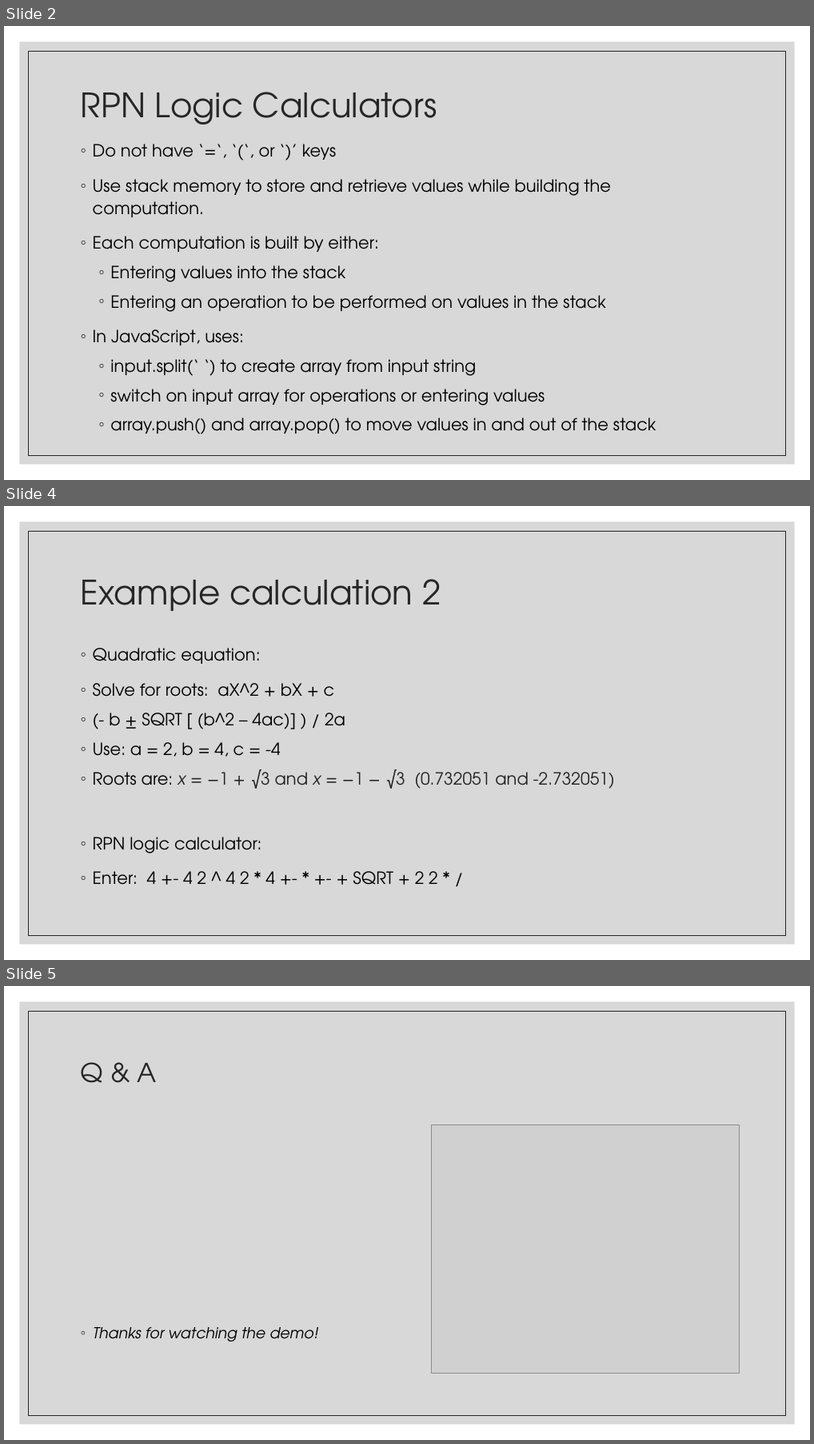
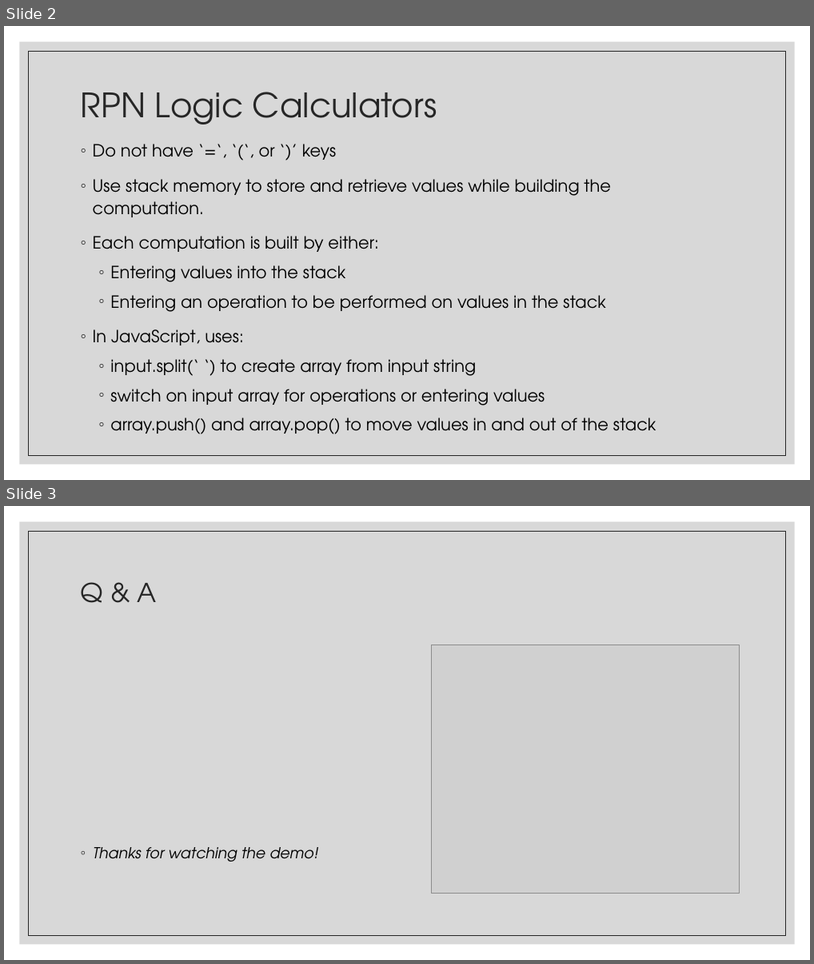
Before and after one commit to tammyhansen/calcRPNLogic, a slide deck: Final_Project.pptx. Shown one above the other, each under a label of ours: slides 2, 4 and 5 before the commit, slides 2 and 3 after it; the slides between them are not shown. The pictures are 814x1444 and 814x964 pixels, drawn with LibreOffice and Linux fonts; fonts in the diff are those of the drawing; grey boxes stand for pictures. Boxes give left, top, right and bottom in pixels: in the first picture for what was removed or moved away, otherwise in the second. Text is boxed around its words. In the diff, an @@ line names an element or a change of style, - is before the commit and + after.

```diff
--- a/Final_Project.pptx
+++ b/Final_Project.pptx
@@ slide 4 removed at (4, 506, 810, 960), background #FFFFFF; not listed: 2 template elements that a slide beside it also shows @@
@@ title removed at (81, 579, 441, 611) @@
-Example calculation 2
@@ text removed at (93, 648, 615, 884) @@
-◦ Quadratic equation:
-◦ Solve for roots: aX^2 + bX + c
-◦ (- b ± SQRT [ (b^2 – 4ac)] ) / 2a
-◦ Use: a = 2, b = 4, c = -4
-◦ Roots are: x = −1 + √3 and x = −1 − √3 (0.732051 and -2.732051)
-◦ RPN logic calculator:
-◦ Enter: 4 +- 4 2 ^ 4 2 * 4 +- * +- + SQRT + 2 2 * /
@@ what was slide 5 is now slide 3 @@
```
Also in this commit, not shown: 1 other slide removed, 1 other file.
